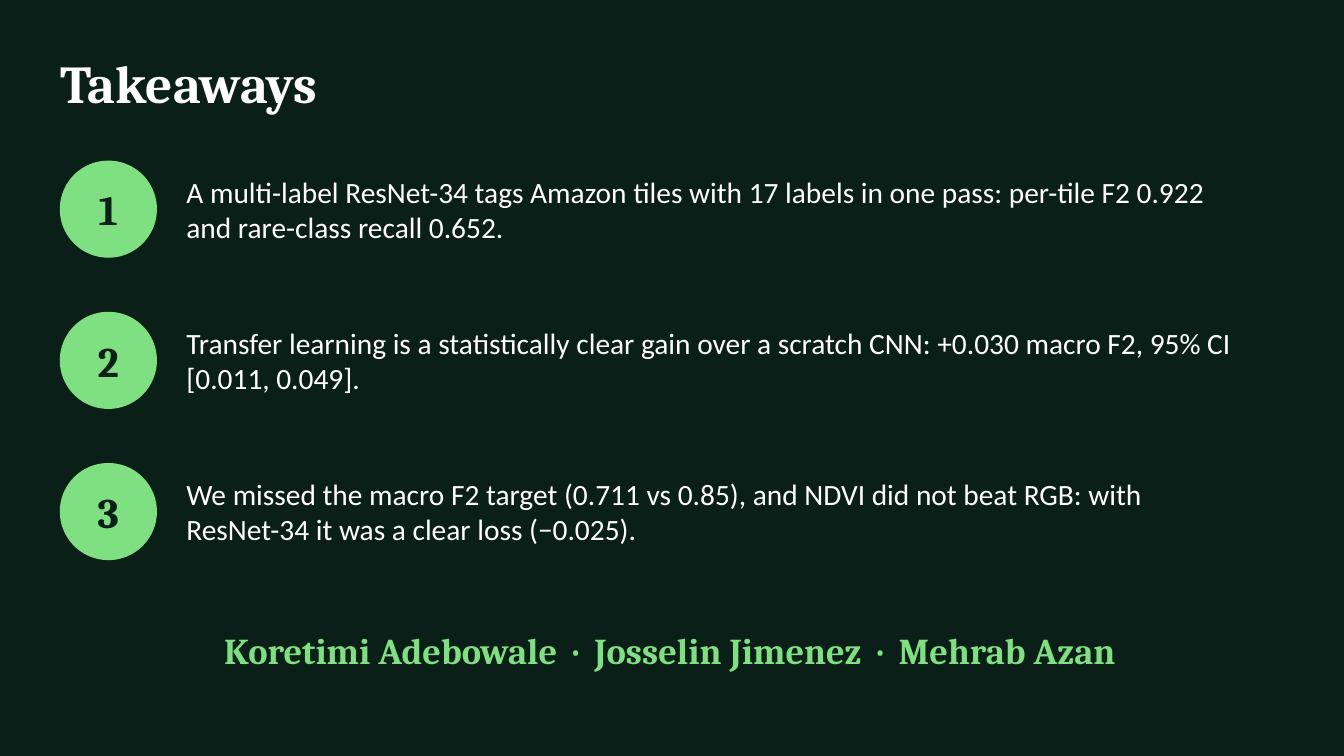
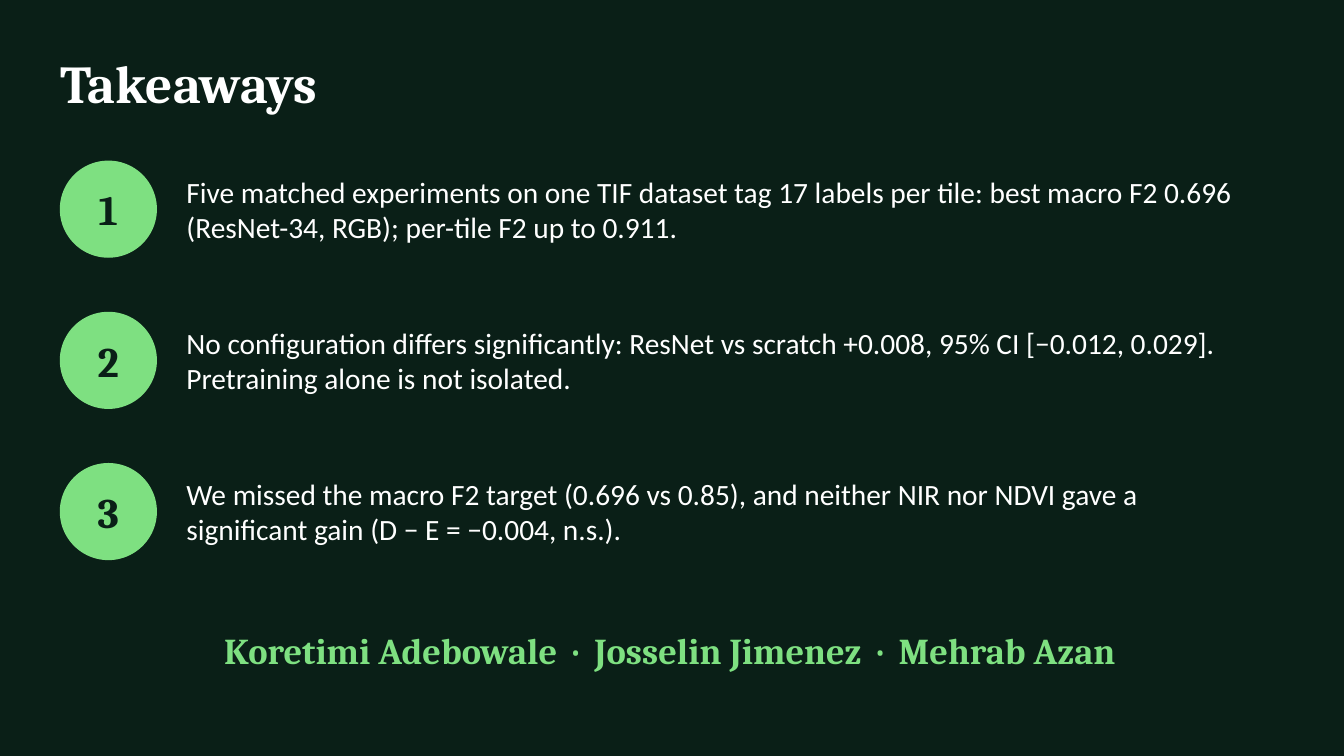
Before and after one commit to MehrabAzan/Amazon-Deforestation, a slide deck: slide 18 of Amazon_Deforestation_DeepLearning.pptx. Drawn at 1344x756 pixels with LibreOffice and Linux fonts; fonts in the diff are those of the drawing; background and template pictures are left out. Boxes give left, top, right and bottom in pixels: in the first picture for what was removed or moved away, otherwise in the second. Text is boxed around its words. In the diff, an @@ line names an element or a change of style, - is before the commit and + after.

```diff
--- a/Amazon_Deforestation_DeepLearning.pptx
+++ b/Amazon_Deforestation_DeepLearning.pptx
@@ text at <box>186,182,1231,243</box>: text changed @@
-A multi-label ResNet-34 tags Amazon tiles with 17 labels in one pass: per-tile F2 0.922 and rare-class recall 0.652.
+Five matched experiments on one TIF dataset tag 17 labels per tile: best macro F2 0.696 (ResNet-34, RGB); per-tile F2 up to 0.911.
@@ text at <box>186,332,1214,394</box>: text changed @@
-Transfer learning is a statistically clear gain over a scratch CNN: +0.030 macro F2, 95% CI [0.011, 0.049].
+No configuration differs significantly: ResNet vs scratch +0.008, 95% CI [−0.012, 0.029]. Pretraining alone is not isolated.
@@ text at <box>186,483,1137,545</box>: text changed @@
-We missed the macro F2 target (0.711 vs 0.85), and NDVI did not beat RGB: with ResNet-34 it was a clear loss (−0.025).
+We missed the macro F2 target (0.696 vs 0.85), and neither NIR nor NDVI gave a significant gain (D − E = −0.004, n.s.).
```
Also in this commit, not shown: 23 other slides changed, 1 slide added, 1 slide removed.
